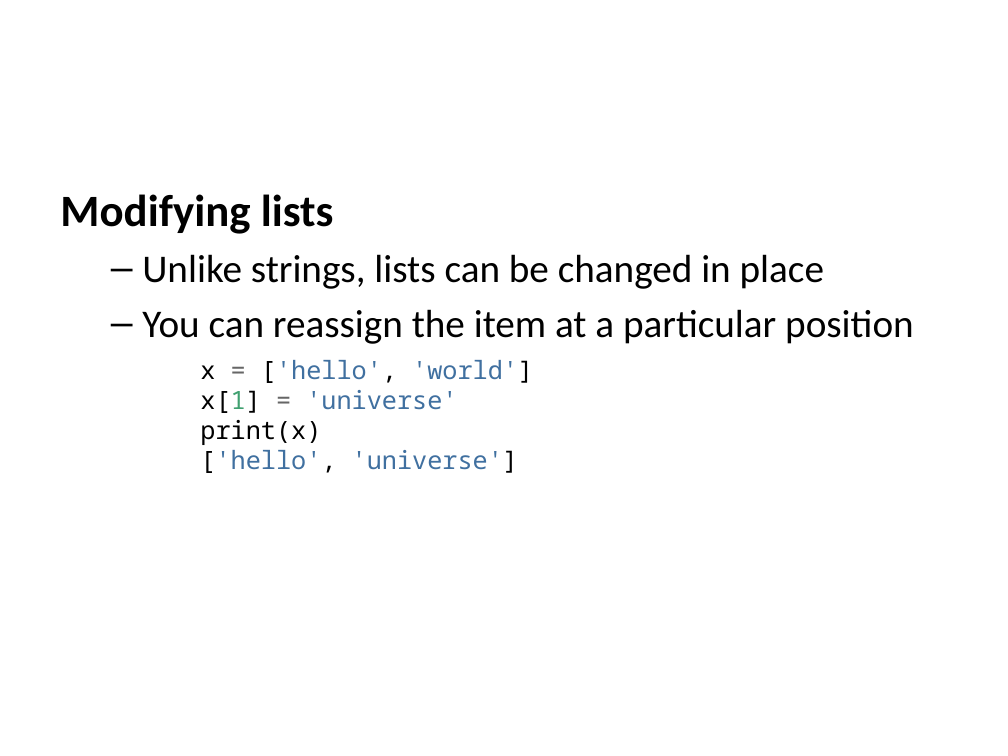
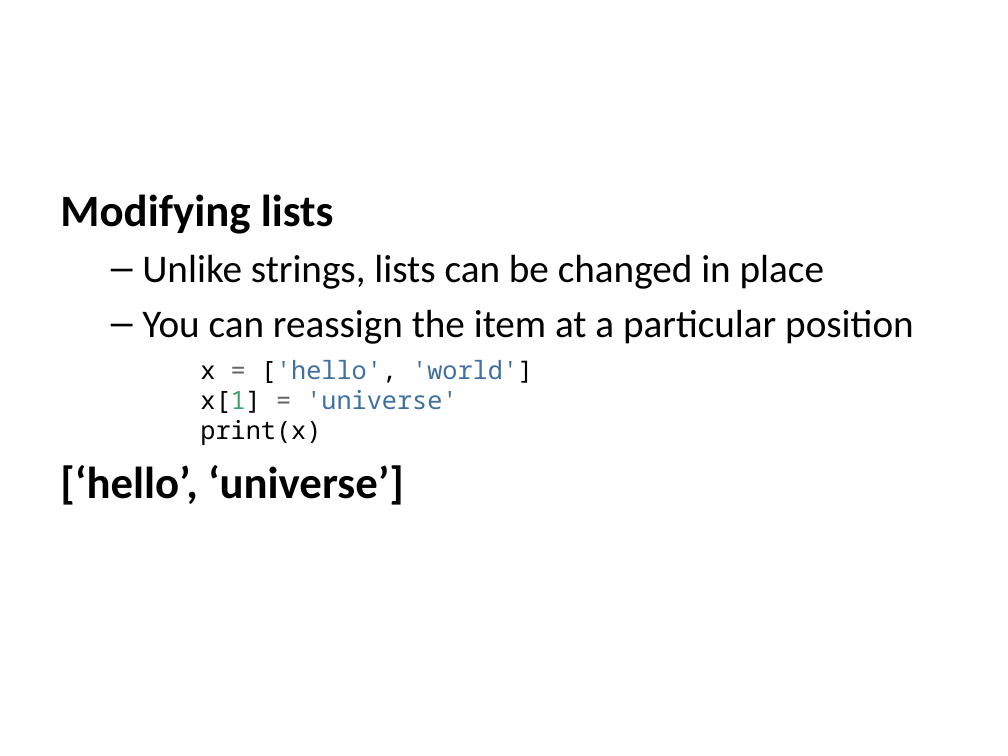
Before and after one commit to edsu/inst326, a slide deck: slide 19 of modules/module03/slides.pptx. Drawn at 1008x756 pixels with LibreOffice and Linux fonts; fonts in the diff are those of the drawing. Boxes give left, top, right and bottom in pixels: in the first picture for what was removed or moved away, otherwise in the second. Text is boxed around its words. In the diff, an @@ line names an element or a change of style, - is before the commit and + after.

```diff
--- a/modules/module03/slides.pptx
+++ b/modules/module03/slides.pptx
@@ text at (60,360,533,505): text changed; text colour #4070A0 to #000000 @@
-x = ['hello', 'world']
-x[1] = 'universe'
-print(x)
-['hello', 'universe']
+x = ['hello', 'world']
+x[1] = 'universe'
+print(x)
+[‘hello’, ‘universe’]
```
Also in this commit, not shown: 7 other slides changed, 2 other files.
